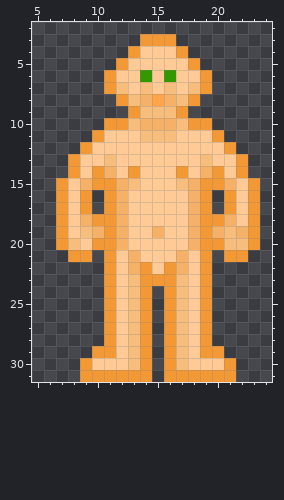
File history of a pixel-art sprite, Resources/Textures/Rays/Mobs/Species/Zetan/parts.rsi/full.png. The picture above is the old version.
The file is 32x32 pixels. Colours within 5 levels of each other are drawn and written as one. Shown: x 5..24, y 2..31.
After the commit:
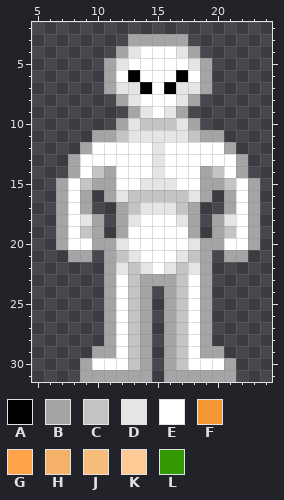
Palette (. is transparent): A #000000  B #a5a5a5  C #c4c4c4  D #e5e5e5  E #ffffff  F #f29835  G #ffa448  H #f5b167  J #f7bd7d  K #ffca95  L #339900
Changes in this commit:
@@ x 5..24 @@
  2 ....................
- 3 .........FFF........
- 4 ........FKKKF.......
- 5 .......FKKKKKF......
- 6 ......FKKLKLKKF.....
- 7 ......FJKJKJKJF.....
- 8 .......FJHGHJF......
- 9 ........FJJJF.......
-10 ......FFJHHHJFF.....
-11 .....FKKKJJJKKKF....
-12 ....FKKKKKKKKKKKF...
-13 ...FKKJKKKKKKKJKKF..
-14 ...FKFHKFKKKFKHFKF..
-15 ..FKHFFHJKKKJHFFHKF.
-16 ..FKF.FHKKKKKHF.FKF.
-17 ..FKF.FHKKKKKHF.FKF.
-18 ..FKHFFHKKKKKHFFHKF.
-19 ..FKJHFHKKHKKHFHJHF.
-20 ..FJKFFHKKKKKHFFJJF.
-21 ...FF.FKHKKKHKF.FF..
-22 ......FKHFKFHKF.....
-23 ......FKJFFFJKF.....
-24 ......FKJF.FJKF.....
-25 ......FKJF.FJKF.....
-26 ......FKJF.FJKF.....
-27 ......FKJF.FJKF.....
-28 ......FKJF.FJKF.....
-29 .....FFKJF.FJKFF....
-30 ....FKKKJF.FJKKKF...
-31 ....FFFFFF.FFFFFF...
+ 3 ........BBBBB.......
+ 4 .......BDEEEDB......
+ 5 ......BDEEEEEDB.....
+ 6 ......BEAEEEAEB.....
+ 7 ......BDDAEADDB.....
+ 8 .......BDEEEDB......
+ 9 ........BDEDB.......
+10 .......BDCCCDB......
+11 .....BBCDDDDDCBB....
+12 ....BEEEEEDEEEEEB...
+13 ...BEEEEEEDEEEEEEB..
+14 ...BECBEEEDEEEBCEB..
+15 ..BECBBEEDDDEEBBCEB.
+16 ..BEB.BDCCCCCDB.BEB.
+17 ..BEB..BCDDDCB..BEB.
+18 ..BEDB.BDEEEDB.BDEB.
+19 ..BECB.BEEEEEB.BCEB.
+20 ..BEEBBDEEEEEDBBEEB.
+21 ...BB.BCDEEEDCB.BB..
+22 ......BDCDEDCDB.....
+23 ......BECBBBCEB.....
+24 ......BECB.BCEB.....
+25 ......BECB.BCEB.....
+26 ......BECB.BCEB.....
+27 ......BECB.BCEB.....
+28 ......BECB.BCEB.....
+29 .....BBECB.BCEBB....
+30 ....BEEECB.BCEEEB...
+31 ....BBBBBB.BBBBBB...
Pixel boxes of the changes (left, top, right, bottom) in both pictures:
changed: (56, 34, 260, 382)
